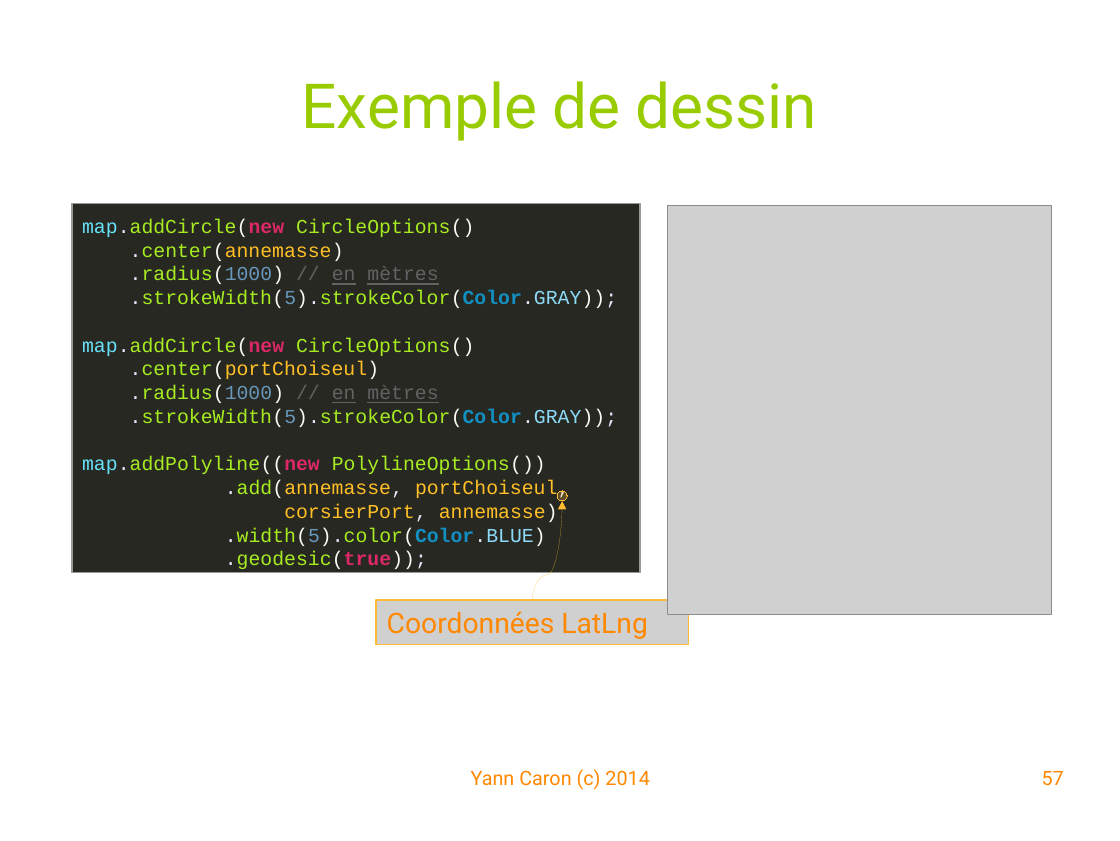
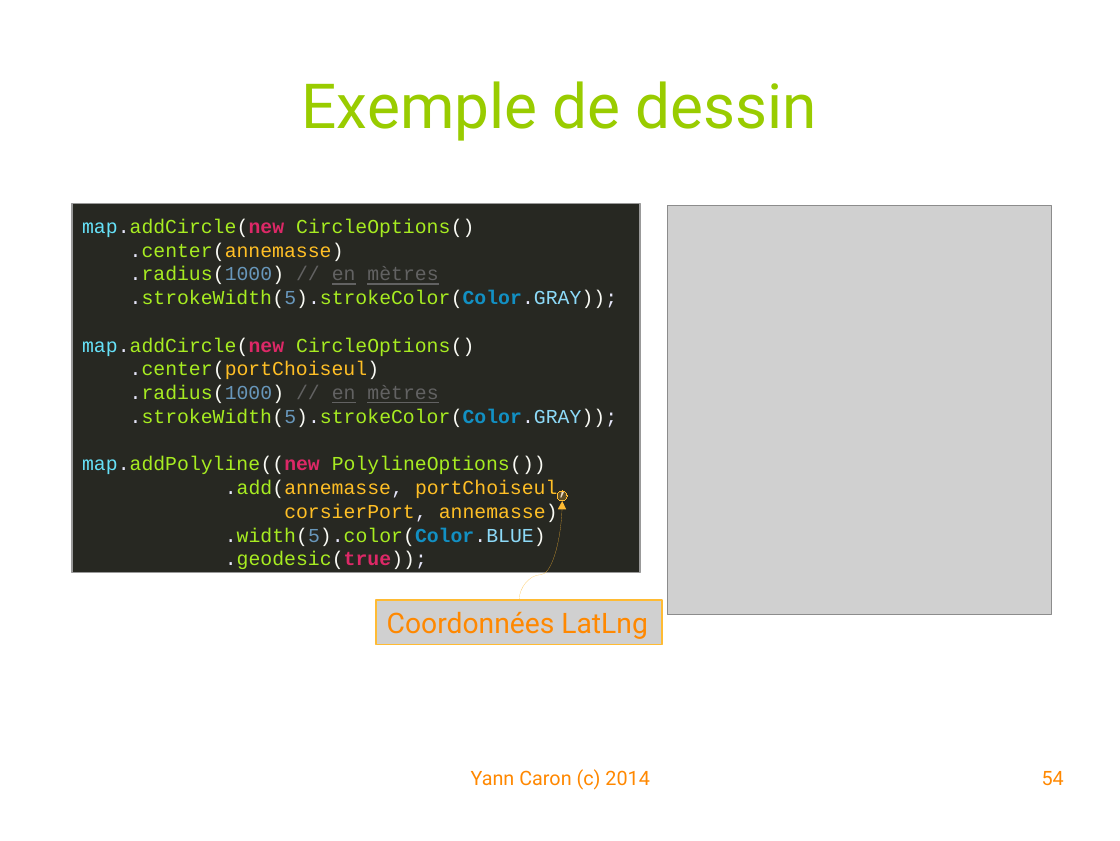
Before and after one commit to YannCaron/Android-ENSG, a slide deck: slide 54 of 05 - Google Map.odp (slide 57 before the commit). Drawn at 1120x841 pixels with LibreOffice and Linux fonts; fonts in the diff are those of the drawing; grey boxes stand for pictures; background and template pictures are left out. Boxes give left, top, right and bottom in pixels: in the first picture for what was removed or moved away, otherwise in the second. Text is boxed around its words. In the diff, an @@ line names an element or a change of style, - is before the commit and + after.

```diff
--- a/05 - Google Map.odp
+++ b/05 - Google Map.odp
@@ curved arrow moved from (533, 600) - (562, 501) to (519, 600) - (562, 501) @@
@@ picture "Coordonnées LatLng": place and size @@
-picture "Coordonnées LatLng" at box(376, 600, 688, 644)
+picture "Coordonnées LatLng" at box(376, 600, 663, 644)
@@ page number at box(1042, 771, 1064, 786): text changed @@
-57
+54
```
Also in this commit, not shown: 19 other slides changed, 5 slides added, 8 slides removed, 16 other files.
